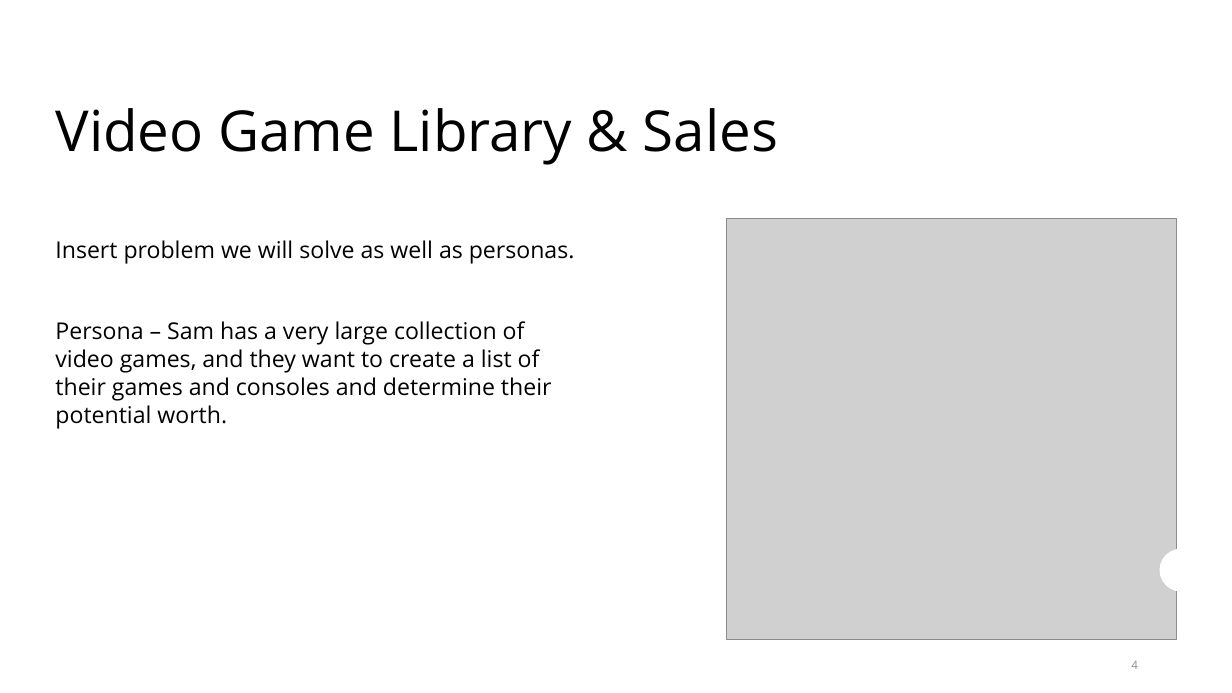
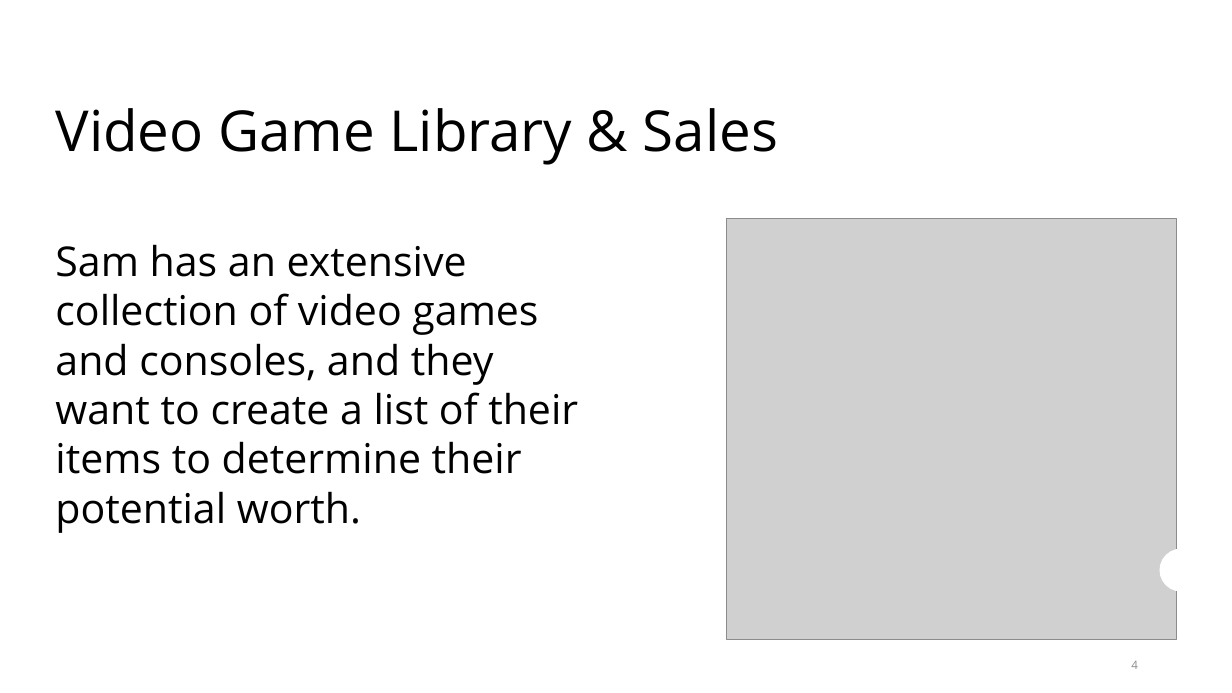
Before and after one commit to MrChiff/CSC289, a slide deck: slide 4 of LLAMA Inc.pptx. Drawn at 1232x693 pixels with LibreOffice and Linux fonts; fonts in the diff are those of the drawing; grey boxes stand for pictures. Boxes give left, top, right and bottom in pixels: in the first picture for what was removed or moved away, otherwise in the second. Text is boxed around its words. In the diff, an @@ line names an element or a change of style, - is before the commit and + after.

Commit message:
Added slides for Video game library and sales portion of pitch

```diff
--- a/LLAMA Inc.pptx
+++ b/LLAMA Inc.pptx
@@ text at [55, 244, 578, 533]: text changed; size 18 to 32 pt @@
-Insert problem we will solve as well as personas.
-Persona – Sam has a very large collection of video games, and they want to create a list of their games and consoles and determine their potential worth.
+Sam has an extensive collection of video games and consoles, and they want to create a list of their items to determine their potential worth.
```
Also in this commit, not shown: 4 slides added, 7 slides removed.
